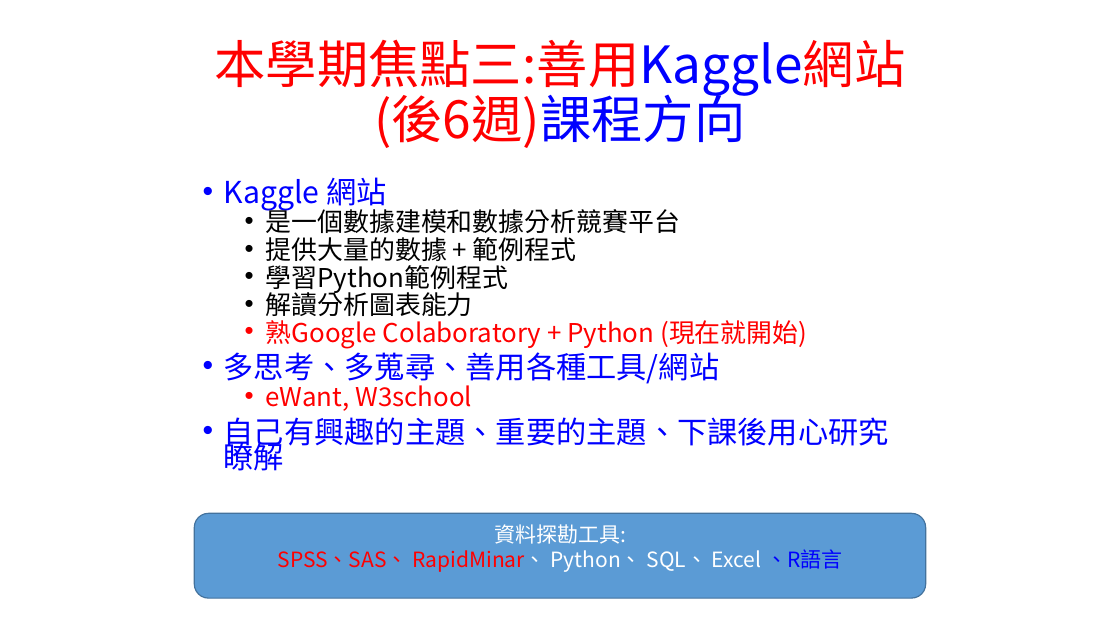
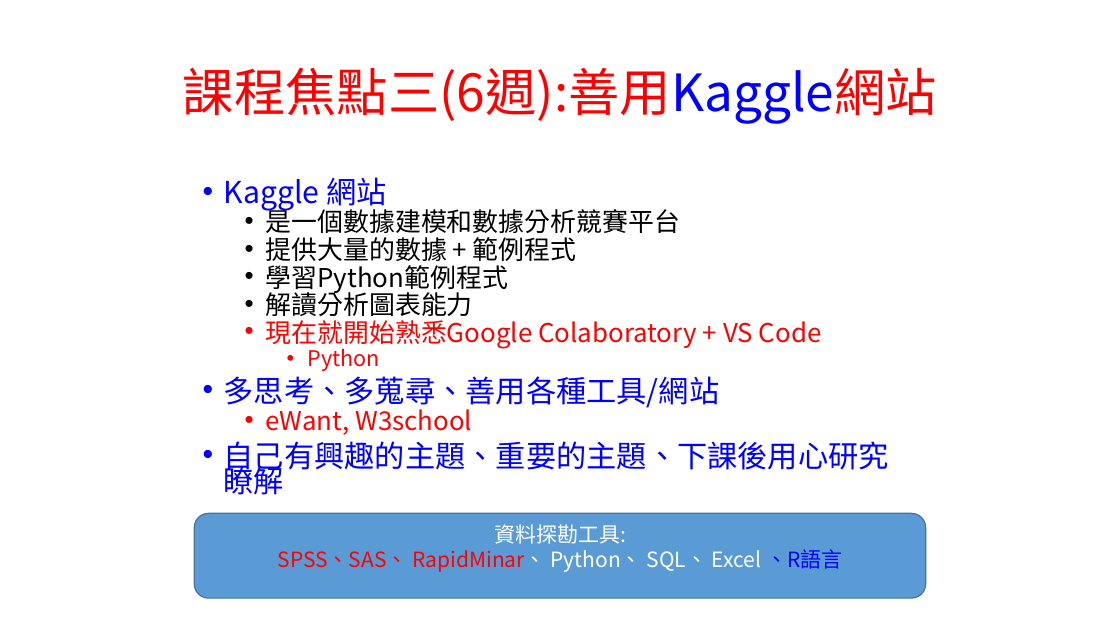
Before and after one commit to chih-chengwu/Data-Mining-MarkDown, a slide deck: slide 6 of 第一週_1.課堂規定及評量標準.pptx. Drawn at 1120x630 pixels with LibreOffice and Linux fonts; fonts in the diff are those of the drawing. Boxes give left, top, right and bottom in pixels: in the first picture for what was removed or moved away, otherwise in the second. Text is boxed around its words. In the diff, an @@ line names an element or a change of style, - is before the commit and + after.

```diff
--- a/第一週_1.課堂規定及評量標準.pptx
+++ b/第一週_1.課堂規定及評量標準.pptx
@@ title at [183, 67, 937, 124]: text changed @@
-本學期焦點三:善用Kaggle網站
-(後6週)課程方向
+課程焦點三(6週):善用Kaggle網站
@@ text at [266, 315, 822, 371]: text changed @@
-  • 熟Google Colaboratory + Python (現在就開始)
+  • 現在就開始熟悉Google Colaboratory + VS Code
+    • Python
```
Also in this commit, not shown: 6 other slides changed, 1 other file.
